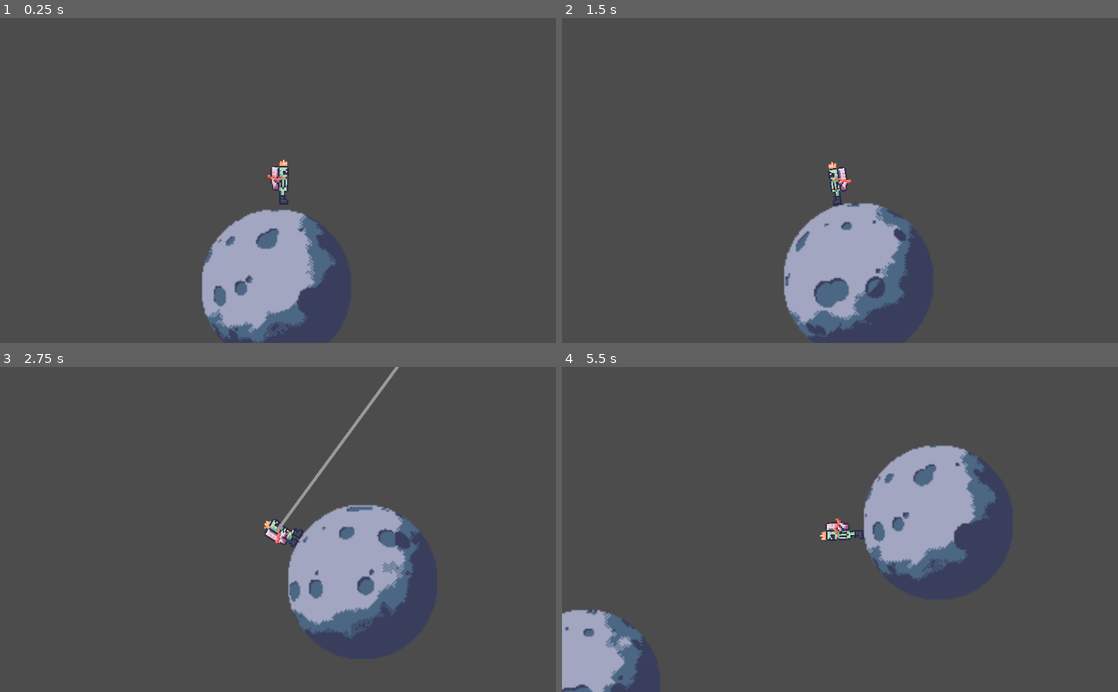
Above: before the commit, frames 1-4 (two rows, left to right).
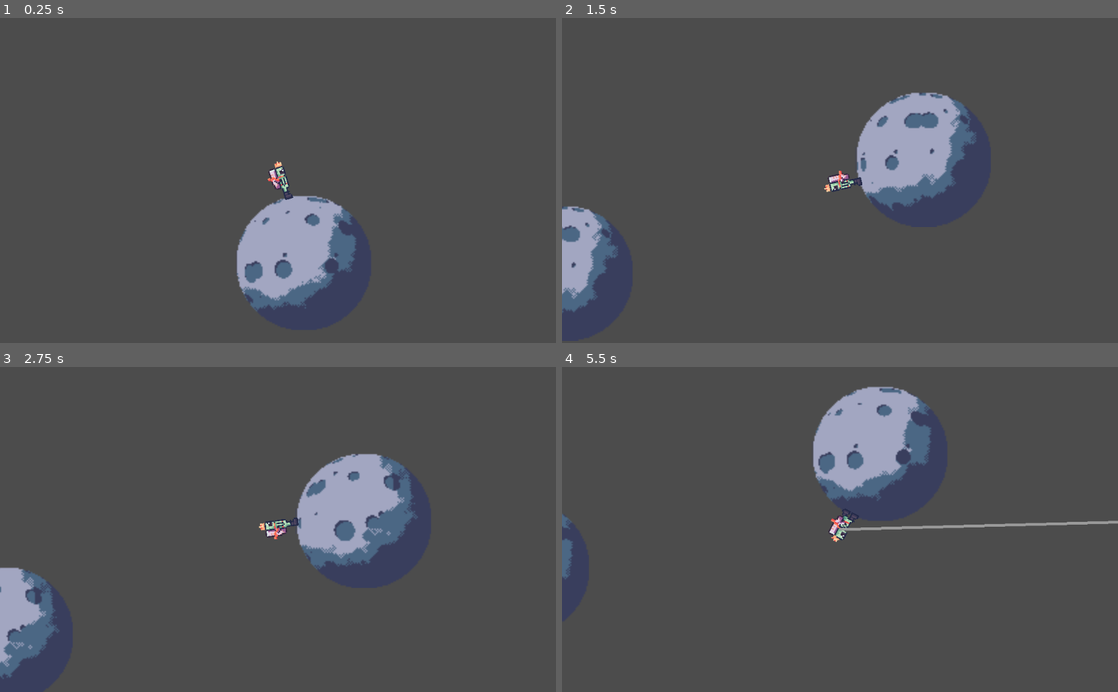
Above: after the commit, the same moments.

Repository: dchiquito/small-regent
Game: Godot game, scene res://Level1.tscn
The game is run twice, just before and just after one commit, with the same random seed, the same clock (stepped at 60 frames per second) and the same inputs. Before the commit the project starts from res://Scene.tscn.
Inputs (mouse positions are in pixels of both pictures, inside the frame that each line leads up to):
- Up to frame 1 (0.25 s): no input
- Up to frame 2 (1.5 s): move the mouse to (962, 164) at 0.52 s; press the mouse at (962, 164) at 0.53 s; hold D (move_right) 0.53-1.28 s; move the mouse to (728, 196) at 1.27 s; release the mouse at (728, 196) at 1.28 s; hold A (move_left) from 1.28 s (still down); tap R (retract_harpoon) at 1.35 s
- Up to frame 3 (2.75 s): move the mouse to (333, 458) at 2.02 s; release A (move_left) at 2.03 s; press the mouse at (333, 458) at 2.03 s; hold D (move_right) from 2.03 s (still down)
- Up to frame 4 (5.5 s): move the mouse to (812, 594) at 2.77 s; release the mouse at (812, 594) at 2.78 s; tap R (retract_harpoon) at 2.85, 4.35 s; move the mouse to (1006, 578) at 3.52 s; release D (move_right) at 3.53 s; press the mouse at (1006, 578) at 3.53 s; hold A (move_left) from 3.53 s (still down); move the mouse to (673, 480) at 4.27 s; release the mouse at (673, 480) at 4.28 s; move the mouse to (867, 529) at 5.02 s; press the mouse at (867, 529) at 5.03 s

The runs differ from the first frame. In frame 1, 6.5% of the frame differs, in the area x 36-65%, y 43-100%; in frame 2, 15%; in frame 3, 12%; in frame 4, 16%, in the area x 0-100%, y 5-100%.

Commit message:
Restructure scenes to allow greater parameterization

Diff:
--- a/EllipticalPath.tscn
+++ /dev/null
@@ -1,12 +0,0 @@
-[gd_scene load_steps=3 format=2]
-
-[ext_resource path="res://EllipticalPath.gd" type="Script" id=1]
-
-[sub_resource type="Curve2D" id=1]
-_data = {
-"points": PoolVector2Array(  )
-}
-
-[node name="EllipticalPath" type="Path2D"]
-curve = SubResource( 1 )
-script = ExtResource( 1 )
--- /dev/null
+++ b/Level1.tscn
@@ -0,0 +1,17 @@
+[gd_scene load_steps=3 format=2]
+
+[ext_resource path="res://Planet.tscn" type="PackedScene" id=2]
+[ext_resource path="res://Player.tscn" type="PackedScene" id=3]
+
+[node name="Level1" type="Node2D"]
+__meta__ = {
+"_edit_lock_": true
+}
+
+[node name="Planet" parent="." instance=ExtResource( 2 )]
+
+[node name="Player" parent="Planet" instance=ExtResource( 3 )]
+position = Vector2( -20, -65 )
+
+[node name="Planet2" parent="." instance=ExtResource( 2 )]
+position = Vector2( 264, -84 )
--- a/EllipticalPath.gd
+++ b/Orbit.gd
@@ -1,9 +1,11 @@
-extends Path2D
+extends Node2D
+
+onready var path = $EllipticalPath
 
 export var eccentricity: float
 
 func _ready():
-	var mag = get_parent().position.length()
+	var mag = position.length()
 
 #	var a = ((mag*mag) + (b*b)) / (2 * mag)
 #	var c = sqrt((a*a) - (b*b))
@@ -12,11 +14,12 @@
 	var c = eccentricity * a
 	var b = sqrt((a*a) - (c*c))
 
-	curve = Curve2D.new()
+	var curve = Curve2D.new()
 	curve.add_point(Vector2(0, 0), Vector2(0, -b/2), Vector2(0, -b/2))
 	curve.add_point(Vector2(-a, -b), Vector2(a/2, 0), Vector2(-a/2, 0))
 	curve.add_point(Vector2(-2*a, 0), Vector2(0, -b/2), Vector2(0, b/2))
 	curve.add_point(Vector2(-a, b), Vector2(-a/2, 0), Vector2(a/2, 0))
 	curve.add_point(Vector2(0, 0), Vector2(0, b/2), Vector2(0, -b/2))
-	var angle = -get_parent().position.angle_to(Vector2(1,0))
+	var angle = -position.angle_to(Vector2(1,0))
 	rotate(angle)
+	path.curve = curve
--- /dev/null
+++ b/Orbit.tscn
@@ -0,0 +1,16 @@
+[gd_scene load_steps=3 format=2]
+
+[ext_resource path="res://Orbit.gd" type="Script" id=1]
+
+[sub_resource type="Curve2D" id=1]
+_data = {
+"points": PoolVector2Array(  )
+}
+
+[node name="Orbit" type="Node2D"]
+position = Vector2( -382, 0 )
+script = ExtResource( 1 )
+
+[node name="EllipticalPath" type="Path2D" parent="."]
+z_index = 10
+curve = SubResource( 1 )
--- a/Orbiter.gd
+++ /dev/null
@@ -1,16 +0,0 @@
-extends RigidBody2D
-
-#var EllipticalPath = Path2D.new()
-#var MyPath = preload("res://EllipticalPath.tscn")
-
-var progress = 0
-
-func _ready():
-	var angle = get_parent().get_parent().position.angle_to(Vector2(1,0))
-	rotate(angle)
-	add_to_group('walkables')
-
-func _process(delta):
-	var curve = get_parent().curve
-	progress = fmod(progress + delta, 4)
-	position = curve.interpolatef(progress)
--- /dev/null
+++ b/Planet.gd
@@ -0,0 +1,21 @@
+extends RigidBody2D
+
+export var orbit: NodePath = ''
+export var orbital_period: int = 10
+export var starting_point: float = 0
+export var walkable: bool = true
+
+var progress = starting_point
+
+func _ready():
+	if orbit:
+		var angle = get_node(orbit).position.angle_to(Vector2(1,0))
+		rotate(angle)
+	if walkable:
+		add_to_group('walkables')
+
+func _process(delta):
+	if orbit:
+		var curve = get_node(orbit).get_child(0).curve
+		progress = fmod(progress + ((delta*4)/orbital_period), 4)
+		position = curve.interpolatef(progress)
--- a/Orbiter.tscn
+++ b/Planet.tscn
@@ -1,265 +1,259 @@
-[gd_scene load_steps=57 format=2]
-
-[ext_resource path="res://no_atmosphere.png" type="Texture" id=3]
-[ext_resource path="res://Orbiter.gd" type="Script" id=4]
-[ext_resource path="res://EllipticalPath.tscn" type="PackedScene" id=6]
-
-[sub_resource type="Curve2D" id=1]
-_data = {
-"points": PoolVector2Array(  )
-}
+[gd_scene load_steps=55 format=2]
+
+[ext_resource path="res://no_atmosphere.png" type="Texture" id=1]
+[ext_resource path="res://Planet.gd" type="Script" id=2]
 
 [sub_resource type="CircleShape2D" id=54]
-radius = 51.6236
+radius = 50.0
 
 [sub_resource type="AtlasTexture" id=2]
 flags = 4
-atlas = ExtResource( 3 )
+atlas = ExtResource( 1 )
 region = Rect2( 0, 0, 100, 100 )
 
 [sub_resource type="AtlasTexture" id=3]
 flags = 4
-atlas = ExtResource( 3 )
+atlas = ExtResource( 1 )
 region = Rect2( 100, 0, 100, 100 )
 
 [sub_resource type="AtlasTexture" id=4]
 flags = 4
-atlas = ExtResource( 3 )
+atlas = ExtResource( 1 )
 region = Rect2( 200, 0, 100, 100 )
 
 [sub_resource type="AtlasTexture" id=5]
 flags = 4
-atlas = ExtResource( 3 )
+atlas = ExtResource( 1 )
 region = Rect2( 300, 0, 100, 100 )
 
 [sub_resource type="AtlasTexture" id=6]
 flags = 4
-atlas = ExtResource( 3 )
+atlas = ExtResource( 1 )
 region = Rect2( 400, 0, 100, 100 )
 
 [sub_resource type="AtlasTexture" id=7]
 flags = 4
-atlas = ExtResource( 3 )
+atlas = ExtResource( 1 )
 region = Rect2( 500, 0, 100, 100 )
 
 [sub_resource type="AtlasTexture" id=8]
 flags = 4
-atlas = ExtResource( 3 )
+atlas = ExtResource( 1 )
 region = Rect2( 600, 0, 100, 100 )
 
 [sub_resource type="AtlasTexture" id=9]
 flags = 4
-atlas = ExtResource( 3 )
+atlas = ExtResource( 1 )
 region = Rect2( 700, 0, 100, 100 )
 
 [sub_resource type="AtlasTexture" id=10]
 flags = 4
-atlas = ExtResource( 3 )
+atlas = ExtResource( 1 )
 region = Rect2( 800, 0, 100, 100 )
 
 [sub_resource type="AtlasTexture" id=11]
 flags = 4
-atlas = ExtResource( 3 )
+atlas = ExtResource( 1 )
 region = Rect2( 900, 0, 100, 100 )
 
 [sub_resource type="AtlasTexture" id=12]
 flags = 4
-atlas = ExtResource( 3 )
+atlas = ExtResource( 1 )
 region = Rect2( 1000, 0, 100, 100 )
 
 [sub_resource type="AtlasTexture" id=13]
 flags = 4
-atlas = ExtResource( 3 )
+atlas = ExtResource( 1 )
 region = Rect2( 1100, 0, 100, 100 )
 
 [sub_resource type="AtlasTexture" id=14]
 flags = 4
-atlas = ExtResource( 3 )
+atlas = ExtResource( 1 )
 region = Rect2( 1200, 0, 100, 100 )
 
 [sub_resource type="AtlasTexture" id=15]
 flags = 4
-atlas = ExtResource( 3 )
+atlas = ExtResource( 1 )
 region = Rect2( 1300, 0, 100, 100 )
 
 [sub_resource type="AtlasTexture" id=16]
 flags = 4
-atlas = ExtResource( 3 )
+atlas = ExtResource( 1 )
 region = Rect2( 1400, 0, 100, 100 )
 
 [sub_resource type="AtlasTexture" id=17]
 flags = 4
-atlas = ExtResource( 3 )
+atlas = ExtResource( 1 )
 region = Rect2( 1500, 0, 100, 100 )
 
 [sub_resource type="AtlasTexture" id=18]
 flags = 4
-atlas = ExtResource( 3 )
+atlas = ExtResource( 1 )
 region = Rect2( 1600, 0, 100, 100 )
 
 [sub_resource type="AtlasTexture" id=19]
 flags = 4
-atlas = ExtResource( 3 )
+atlas = ExtResource( 1 )
 region = Rect2( 1700, 0, 100, 100 )
 
 [sub_resource type="AtlasTexture" id=20]
 flags = 4
-atlas = ExtResource( 3 )
+atlas = ExtResource( 1 )
 region = Rect2( 1800, 0, 100, 100 )
 
 [sub_resource type="AtlasTexture" id=21]
 flags = 4
-atlas = ExtResource( 3 )
+atlas = ExtResource( 1 )
 region = Rect2( 1900, 0, 100, 100 )
 
 [sub_resource type="AtlasTexture" id=22]
 flags = 4
-atlas = ExtResource( 3 )
+atlas = ExtResource( 1 )
 region = Rect2( 2000, 0, 100, 100 )
 
 [sub_resource type="AtlasTexture" id=23]
 flags = 4
-atlas = ExtResource( 3 )
+atlas = ExtResource( 1 )
 region = Rect2( 2100, 0, 100, 100 )
 
 [sub_resource type="AtlasTexture" id=24]
 flags = 4
-atlas = ExtResource( 3 )
+atlas = ExtResource( 1 )
 region = Rect2( 2200, 0, 100, 100 )
 
 [sub_resource type="AtlasTexture" id=25]
 flags = 4
-atlas = ExtResource( 3 )
+atlas = ExtResource( 1 )
 region = Rect2( 2300, 0, 100, 100 )
 
 [sub_resource type="AtlasTexture" id=26]
 flags = 4
-atlas = ExtResource( 3 )
+atlas = ExtResource( 1 )
 region = Rect2( 2400, 0, 100, 100 )
 
 [sub_resource type="AtlasTexture" id=27]
 flags = 4
-atlas = ExtResource( 3 )
+atlas = ExtResource( 1 )
 region = Rect2( 2500, 0, 100, 100 )
 
 [sub_resource type="AtlasTexture" id=28]
 flags = 4
-atlas = ExtResource( 3 )
+atlas = ExtResource( 1 )
 region = Rect2( 2600, 0, 100, 100 )
 
 [sub_resource type="AtlasTexture" id=29]
 flags = 4
-atlas = ExtResource( 3 )
+atlas = ExtResource( 1 )
 region = Rect2( 2700, 0, 100, 100 )
 
 [sub_resource type="AtlasTexture" id=30]
 flags = 4
-atlas = ExtResource( 3 )
+atlas = ExtResource( 1 )
 region = Rect2( 2800, 0, 100, 100 )
 
 [sub_resource type="AtlasTexture" id=31]
 flags = 4
-atlas = ExtResource( 3 )
+atlas = ExtResource( 1 )
 region = Rect2( 2900, 0, 100, 100 )
 
 [sub_resource type="AtlasTexture" id=32]
 flags = 4
-atlas = ExtResource( 3 )
+atlas = ExtResource( 1 )
 region = Rect2( 3000, 0, 100, 100 )
 
 [sub_resource type="AtlasTexture" id=33]
 flags = 4
-atlas = ExtResource( 3 )
+atlas = ExtResource( 1 )
 region = Rect2( 3100, 0, 100, 100 )
 
 [sub_resource type="AtlasTexture" id=34]
 flags = 4
-atlas = ExtResource( 3 )
+atlas = ExtResource( 1 )
 region = Rect2( 3200, 0, 100, 100 )
 
 [sub_resource type="AtlasTexture" id=35]
 flags = 4
-atlas = ExtResource( 3 )
+atlas = ExtResource( 1 )
 region = Rect2( 3300, 0, 100, 100 )
 
 [sub_resource type="AtlasTexture" id=36]
 flags = 4
-atlas = ExtResource( 3 )
+atlas = ExtResource( 1 )
 region = Rect2( 3400, 0, 100, 100 )
 
 [sub_resource type="AtlasTexture" id=37]
 flags = 4
-atlas = ExtResource( 3 )
+atlas = ExtResource( 1 )
 region = Rect2( 3500, 0, 100, 100 )
 
 [sub_resource type="AtlasTexture" id=38]
 flags = 4
-atlas = ExtResource( 3 )
+atlas = ExtResource( 1 )
 region = Rect2( 3600, 0, 100, 100 )
 
 [sub_resource type="AtlasTexture" id=39]
 flags = 4
-atlas = ExtResource( 3 )
+atlas = ExtResource( 1 )
 region = Rect2( 3700, 0, 100, 100 )
 
 [sub_resource type="AtlasTexture" id=40]
 flags = 4
-atlas = ExtResource( 3 )
+atlas = ExtResource( 1 )
 region = Rect2( 3800, 0, 100, 100 )
 
 [sub_resource type="AtlasTexture" id=41]
 flags = 4
-atlas = ExtResource( 3 )
+atlas = ExtResource( 1 )
 region = Rect2( 3900, 0, 100, 100 )
 
 [sub_resource type="AtlasTexture" id=42]
 flags = 4
-atlas = ExtResource( 3 )
+atlas = ExtResource( 1 )
 region = Rect2( 4000, 0, 100, 100 )
 
 [sub_resource type="AtlasTexture" id=43]
 flags = 4
-atlas = ExtResource( 3 )
+atlas = ExtResource( 1 )
 region = Rect2( 4100, 0, 100, 100 )
 
 [sub_resource type="AtlasTexture" id=44]
 flags = 4
-atlas = ExtResource( 3 )
+atlas = ExtResource( 1 )
 region = Rect2( 4200, 0, 100, 100 )
 
 [sub_resource type="AtlasTexture" id=45]
 flags = 4
-atlas = ExtResource( 3 )
+atlas = ExtResource( 1 )
 region = Rect2( 4300, 0, 100, 100 )
 
 [sub_resource type="AtlasTexture" id=46]
 flags = 4
-atlas = ExtResource( 3 )
+atlas = ExtResource( 1 )
 region = Rect2( 4400, 0, 100, 100 )
 
 [sub_resource type="AtlasTexture" id=47]
 flags = 4
-atlas = ExtResource( 3 )
+atlas = ExtResource( 1 )
 region = Rect2( 4500, 0, 100, 100 )
 
 [sub_resource type="AtlasTexture" id=48]
 flags = 4
-atlas = ExtResource( 3 )
+atlas = ExtResource( 1 )
 region = Rect2( 4600, 0, 100, 100 )
 
 [sub_resource type="AtlasTexture" id=49]
 flags = 4
-atlas = ExtResource( 3 )
+atlas = ExtResource( 1 )
 region = Rect2( 4700, 0, 100, 100 )
 
 [sub_resource type="AtlasTexture" id=50]
 flags = 4
-atlas = ExtResource( 3 )
+atlas = ExtResource( 1 )
 region = Rect2( 4800, 0, 100, 100 )
 
 [sub_resource type="AtlasTexture" id=51]
 flags = 4
-atlas = ExtResource( 3 )
+atlas = ExtResource( 1 )
 region = Rect2( 4900, 0, 100, 100 )
 
 [sub_resource type="SpriteFrames" id=52]
@@ -270,31 +264,21 @@
 "speed": 5.0
 } ]
 
-[node name="Orbiter" type="Node2D"]
-position = Vector2( -382, 0 )
-
-[node name="EllipticalPath" parent="." instance=ExtResource( 6 )]
-z_index = 10
-curve = SubResource( 1 )
-
-[node name="Orb" type="RigidBody2D" parent="EllipticalPath"]
+[node name="Planet" type="RigidBody2D"]
 mode = 1
 gravity_scale = 0.0
 custom_integrator = true
-script = ExtResource( 4 )
-__meta__ = {
-"_edit_lock_": true
-}
-
-[node name="CollisionShape2D" type="CollisionShape2D" parent="EllipticalPath/Orb"]
+script = ExtResource( 2 )
+
+[node name="CollisionShape2D" type="CollisionShape2D" parent="."]
 shape = SubResource( 54 )
 __meta__ = {
 "_edit_lock_": true
 }
 
-[node name="AnimatedSprite" type="AnimatedSprite" parent="EllipticalPath/Orb"]
+[node name="AnimatedSprite" type="AnimatedSprite" parent="."]
 frames = SubResource( 52 )
-frame = 5
+frame = 4
 playing = true
 __meta__ = {
 "_edit_lock_": true
--- a/Player.gd
+++ b/Player.gd
@@ -2,14 +2,17 @@
 
 const harpoon_scene = preload("res://Harpoon.tscn")
 onready var sprite = $AnimatedSprite
+
+const WALKING_SPEED = 100
+const REELING_SPEED = 500
 
 enum State {
 	IDLE,
 	SHOOTING,
 	REELING,
 }
+var state = State.IDLE
 
-var state = State.IDLE
 var velocity: Vector2 = Vector2(0,0)
 var harpoon = null
 #onready var latched_to: Node2D = get_node("../Sun/Node2D2/EllipticalPath/Orbiter/Node2D/EllipticalPath/Orbiter")
@@ -48,21 +51,24 @@
 func _physics_process(delta):
 	rotation = -position.angle_to(Vector2(0,-1))
 	var move_rotation = rotation
+	if state == State.REELING:
+		rotation += 2.2
 	if state == State.IDLE:
 		if Input.is_action_pressed("move_right"):
-			move_and_collide(Vector2(100, 0).rotated(move_rotation) * delta)
+			move_and_collide(Vector2(WALKING_SPEED, 0).rotated(move_rotation) * delta)
 		if Input.is_action_pressed("move_left"):
-			move_and_collide(Vector2(-100, 0).rotated(move_rotation) * delta)
+			move_and_collide(Vector2(-WALKING_SPEED, 0).rotated(move_rotation) * delta)
 	if state == State.IDLE or state == State.REELING:
-		velocity += Vector2(0,10)
-		var collision = move_and_collide(velocity.rotated(move_rotation) * delta)
-		if collision:
-			velocity = Vector2(0,0)
+		# TODO why track globally
+		velocity = Vector2(0,REELING_SPEED)
+		move_and_slide(velocity.rotated(move_rotation))
+		if get_slide_count() > 0:
+			var collision = get_last_slide_collision()
 			if state == State.REELING and collision.collider == get_parent():
+				velocity = Vector2(0,0)
 				state = State.IDLE
 				sprite.animation = "idle"
 				remove_harpoon()
-
 
 func harpoon_latched(body):
 	call_deferred('deferred_harpoon_latched', body)
--- a/Player.tscn
+++ b/Player.tscn
@@ -83,7 +83,7 @@
 
 [node name="Camera2D" type="Camera2D" parent="."]
 current = true
-zoom = Vector2( 0.36, 0.349 )
+zoom = Vector2( 0.4, 0.4 )
 __meta__ = {
 "_edit_lock_": true
 }
--- a/Scene.tscn
+++ /dev/null
@@ -1,37 +0,0 @@
-[gd_scene load_steps=3 format=2]
-
-[ext_resource path="res://Orbiter.tscn" type="PackedScene" id=1]
-[ext_resource path="res://Player.tscn" type="PackedScene" id=2]
-
-[node name="Scene" type="Node2D"]
-
-[node name="Sun" type="Node2D" parent="."]
-position = Vector2( 251, 328 )
-
-[node name="ColorRect" type="ColorRect" parent="Sun"]
-margin_left = -20.0
-margin_top = -20.0
-margin_right = 20.0
-margin_bottom = 20.0
-color = Color( 0.576471, 0.258824, 0.258824, 1 )
-__meta__ = {
-"_edit_lock_": true,
-"_edit_use_anchors_": false
-}
-
-[node name="Orbiter" parent="Sun" instance=ExtResource( 1 )]
-position = Vector2( 69, 196 )
-
-[node name="AnimatedSprite" parent="Sun/Orbiter/EllipticalPath/Orb" index="1"]
-frame = 23
-
-[node name="Orbiter" parent="Sun/Orbiter/EllipticalPath/Orb" index="2" instance=ExtResource( 1 )]
-position = Vector2( -93, 247 )
-
-[node name="AnimatedSprite" parent="Sun/Orbiter/EllipticalPath/Orb/Orbiter/EllipticalPath/Orb" index="1"]
-frame = 20
-
-[node name="Player" parent="Sun/Orbiter/EllipticalPath/Orb/Orbiter/EllipticalPath/Orb" index="2" instance=ExtResource( 2 )]
-
-[editable path="Sun/Orbiter"]
-[editable path="Sun/Orbiter/EllipticalPath/Orb/Orbiter"]
--- a/project.godot
+++ b/project.godot
@@ -11,7 +11,7 @@
 [application]
 
 config/name="Small Regent"
-run/main_scene="res://Scene.tscn"
+run/main_scene="res://Level1.tscn"
 config/icon="res://icon.png"
 
 [importer_defaults]
